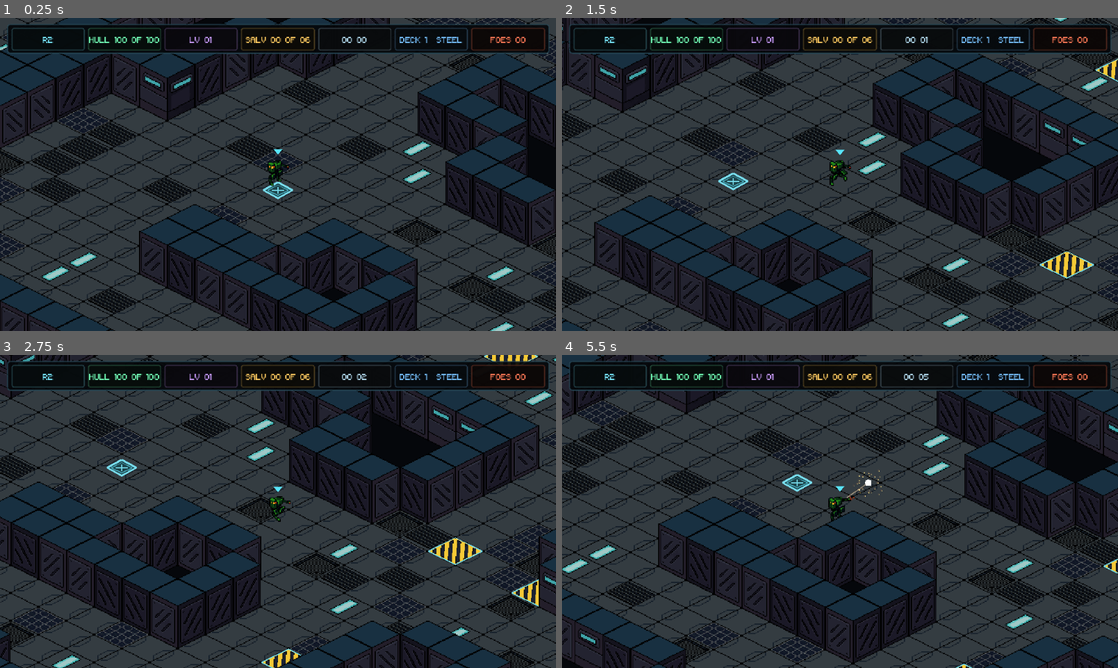
Above: before the commit, frames 1-4 (two rows, left to right).
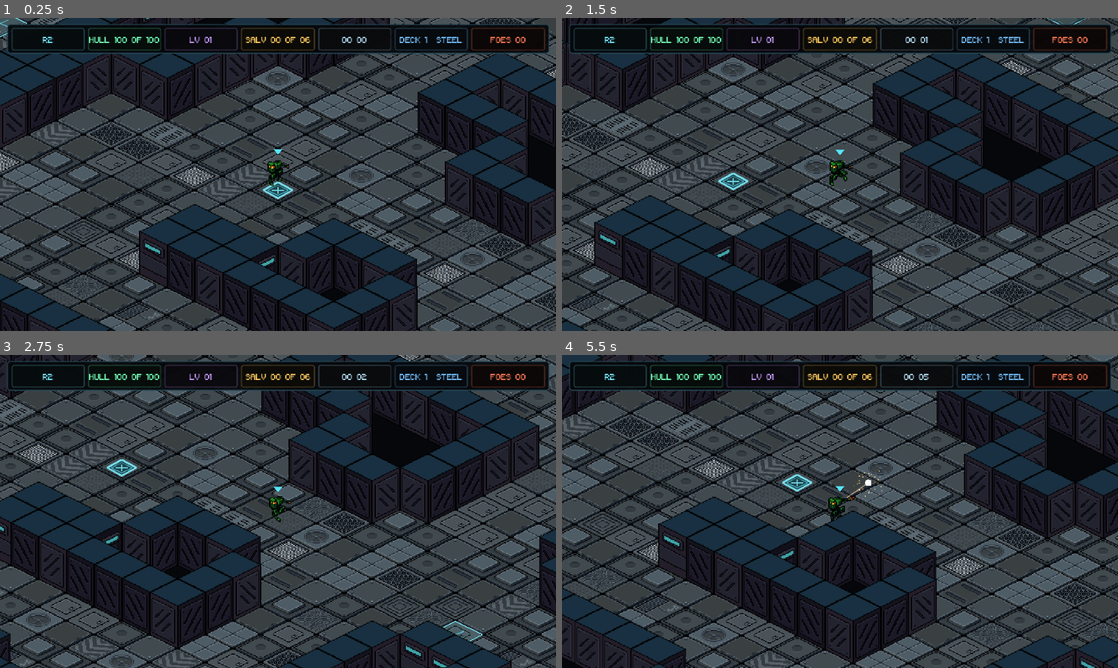
Above: after the commit, the same moments.

Repository: Tekknobot/spacehaul
Game: Godot game, scene res://Scenes/main.tscn
The game is run twice, just before and just after one commit, with the same random seed, the same clock (stepped at 60 frames per second) and the same inputs.
Inputs (mouse positions are in pixels of both pictures, inside the frame that each line leads up to):
- Up to frame 1 (0.25 s): no input
- Up to frame 2 (1.5 s): tap Enter at 0.5 s; move the mouse to (962, 158) at 0.52 s; hold D (move_right) 0.53-1.28 s; tap Space (dash) at 0.6 s; click (962, 158) at 0.67 s; move the mouse to (728, 190) at 1.27 s; hold S (move_down) from 1.28 s (still down); tap K (death_test) at 1.35 s
- Up to frame 3 (2.75 s): move the mouse to (333, 442) at 2.02 s; release S (move_down) at 2.03 s; hold D (move_right) from 2.03 s (still down); tap H (hurt_test) at 2.1 s
- Up to frame 4 (5.5 s): move the mouse to (812, 574) at 2.77 s; release D (move_right) at 2.78 s; hold W (move_up) 2.78-3.53 s; tap E (interact) at 2.85 s; click (812, 574) at 2.92 s; move the mouse to (1006, 558) at 3.52 s; hold A (move_left) 3.53-5.03 s; tap Q (pickup) at 3.6 s; move the mouse to (673, 464) at 4.27 s; tap G (regenerate_level) at 4.35 s; move the mouse to (867, 511) at 5.02 s; hold S (move_down) from 5.03 s (still down); hold Shift (run) from 5.03 s (still down); click (867, 511) at 5.17 s

The runs differ from the first frame. In frame 1, 21% of the frame differs, in the area x 0-100%, y 0-100%; in frame 2, 21%; in frame 3, 23%; in frame 4, 22%.

Commit message:
New floor tiles.

Diff:
--- a/Scripts/procedural_deck.gd
+++ b/Scripts/procedural_deck.gd
@@ -1,18 +1,37 @@
 extends Node2D
 class_name ProceduralDeck
 
-const FLOOR_BASE_TEXTURE = preload("res://Sprites/Tiles/floor_base_01.png")
-const FLOOR_GRILL_TEXTURES: Array[Texture2D] = [
-	preload("res://Sprites/Tiles/floor_grill_01.png"),
-	preload("res://Sprites/Tiles/floor_grill_02.png"),
-	preload("res://Sprites/Tiles/floor_grill_03.png"),
+# The active environment art lives in the dedicated FloorTiles and WallTiles
+# folders. The legacy floor_base / floor_grill / floor_light / hazard textures
+# one directory above are intentionally no longer used by the procedural deck.
+const FLOOR_TEXTURES: Array[Texture2D] = [
+	preload("res://Sprites/Tiles/FloorTiles/floor_base_01.png"),
+	preload("res://Sprites/Tiles/FloorTiles/floor_base_02.png"),
+	preload("res://Sprites/Tiles/FloorTiles/floor_base_03.png"),
+	preload("res://Sprites/Tiles/FloorTiles/floor_base_04.png"),
+	preload("res://Sprites/Tiles/FloorTiles/floor_base_05.png"),
+	preload("res://Sprites/Tiles/FloorTiles/floor_base_06.png"),
+	preload("res://Sprites/Tiles/FloorTiles/floor_base_07.png"),
+	preload("res://Sprites/Tiles/FloorTiles/floor_base_08.png"),
+	preload("res://Sprites/Tiles/FloorTiles/floor_base_09.png"),
+	preload("res://Sprites/Tiles/FloorTiles/floor_base_10.png"),
+	preload("res://Sprites/Tiles/FloorTiles/floor_base_11.png"),
+	preload("res://Sprites/Tiles/FloorTiles/floor_base_12.png"),
+	preload("res://Sprites/Tiles/FloorTiles/floor_base_13.png"),
+	preload("res://Sprites/Tiles/FloorTiles/floor_base_14.png"),
+	preload("res://Sprites/Tiles/FloorTiles/floor_base_15.png"),
+	preload("res://Sprites/Tiles/FloorTiles/floor_base_16.png"),
 ]
-const FLOOR_LIGHT_TEXTURE = preload("res://Sprites/Tiles/floor_light_01.png")
-const FLOOR_HAZARD_TEXTURE = preload("res://Sprites/Tiles/floor_hazardzone_01.png")
+
+# A restrained set of clean plates forms most walking surfaces; the remaining
+# technical/grille/panel tiles are mixed in as detail. All sixteen are used.
+const FLOOR_COMMON_INDICES: Array[int] = [0, 4, 5, 8, 9, 10]
+const FLOOR_DETAIL_INDICES: Array[int] = [1, 2, 3, 6, 7, 11, 12, 13, 14, 15]
+
 const DECK_PALETTE_SHADER: Shader = preload("res://Shaders/deck_palette.gdshader")
 const WALL_TEXTURES: Array[Texture2D] = [
-	preload("res://Sprites/Tiles/wall_1.png"),
-	preload("res://Sprites/Tiles/wall_2.png"),
+	preload("res://Sprites/Tiles/WallTiles/wall_1.png"),
+	preload("res://Sprites/Tiles/WallTiles/wall_2.png"),
 ]
 
 # Five environment grades sampled from the palette references supplied for the
@@ -62,15 +81,6 @@
 	},
 ]
 
-enum FloorStyle {
-	BASE,
-	GRILL_1,
-	GRILL_2,
-	GRILL_3,
-	LIGHT,
-	HAZARD,
-}
-
 signal regenerated(new_spawn: Vector2, new_seed: int)
 
 @export var grid_width := 45
@@ -316,35 +326,40 @@
 	_floor_styles.clear()
 
 	var floor_cells: Array[Vector2i] = []
+	var detail_chance := clampf(floor_grill_chance + floor_light_chance, 0.0, 0.65)
+
 	for x in range(1, grid_width - 1):
 		for y in range(1, grid_height - 1):
 			if not _walkable[x][y]:
 				continue
 
 			var cell := Vector2i(x, y)
-			var style := FloorStyle.BASE
-
-			# Keep the spawn room visually calm while the rest of the deck gains
-			# occasional vents, grilles and embedded light strips.
-			if cell != _start_cell:
-				var detail_roll := _rng.randf()
-				if detail_roll < floor_light_chance:
-					style = FloorStyle.LIGHT
-				elif detail_roll < floor_light_chance + floor_grill_chance:
-					style = FloorStyle.GRILL_1 + _rng.randi_range(0, 2)
-
-			_floor_styles[cell] = style
-			if style != FloorStyle.BASE:
+			var tile_index := _choose_floor_tile_index(cell, detail_chance)
+			_floor_styles[cell] = tile_index
+
+			if tile_index in FLOOR_DETAIL_INDICES:
 				_accent_cells.append(cell)
 
 			if Vector2(cell).distance_to(Vector2(_start_cell)) >= 7.0:
 				floor_cells.append(cell)
 
+	# Hazards are gameplay metadata now, not a special floor texture. This keeps
+	# the new FloorTiles art intact and lets any floor design become dangerous.
 	_shuffle_cells(floor_cells)
 	for i in range(mini(hazard_count, floor_cells.size())):
-		var hazard_cell := floor_cells[i]
-		_hazard_cells.append(hazard_cell)
-		_floor_styles[hazard_cell] = FloorStyle.HAZARD
+		_hazard_cells.append(floor_cells[i])
+
+func _choose_floor_tile_index(cell: Vector2i, detail_chance: float) -> int:
+	# Keep the exact spawn tile calm and readable underneath the mecha.
+	if cell == _start_cell:
+		return FLOOR_COMMON_INDICES[0]
+
+	# Use stable procedural selection from the level RNG. Common structural plates
+	# dominate, while technical panels and grilles provide enough variation that
+	# the new sixteen-tile set is visibly represented across a deck.
+	if _rng.randf() < detail_chance:
+		return FLOOR_DETAIL_INDICES[_rng.randi_range(0, FLOOR_DETAIL_INDICES.size() - 1)]
+	return FLOOR_COMMON_INDICES[_rng.randi_range(0, FLOOR_COMMON_INDICES.size() - 1)]
 
 func _rebuild_floor_visuals() -> void:
 	if _floor_visual_root == null:
@@ -361,10 +376,8 @@
 			if y < 0 or y >= grid_height or not _walkable[x][y]:
 				continue
 			var cell := Vector2i(x, y)
-			var style := int(_floor_styles.get(cell, FloorStyle.BASE))
-			var texture := _floor_texture_for_style(style)
-			if texture == null:
-				texture = FLOOR_BASE_TEXTURE
+			var tile_index := clampi(int(_floor_styles.get(cell, 0)), 0, FLOOR_TEXTURES.size() - 1)
+			var texture := FLOOR_TEXTURES[tile_index]
 			var sprite := Sprite2D.new()
 			sprite.name = "Floor_%d_%d" % [x, y]
 			sprite.texture = texture
@@ -466,14 +479,37 @@
 			accent = colors[6]
 
 	for cell in _hazard_cells:
+		var hazard_center := _cell_center(cell)
+
+		# Hazards no longer replace the floor art. A translucent warning diamond and
+		# two interior bars sit above whichever FloorTiles texture was chosen.
+		var fill := Polygon2D.new()
+		fill.name = "HazardFill_%d_%d" % [cell.x, cell.y]
+		fill.position = hazard_center
+		fill.polygon = _diamond_points(Vector2.ZERO, tile_width - 5.0, tile_height - 3.0)
+		fill.color = Color(accent.r, accent.g, accent.b, 0.10)
+		_overlay_visual_root.add_child(fill)
+
 		var outline := Line2D.new()
 		outline.name = "HazardOutline_%d_%d" % [cell.x, cell.y]
-		outline.position = _cell_center(cell)
+		outline.position = hazard_center
 		outline.points = _closed_polygon(_diamond_points(Vector2.ZERO, tile_width - 2.0, tile_height - 1.0))
 		outline.width = 1.0
-		outline.default_color = accent.lightened(0.12)
+		outline.default_color = accent.lightened(0.20)
 		outline.antialiased = false
 		_overlay_visual_root.add_child(outline)
+
+		for segment in [
+			PackedVector2Array([Vector2(-10.0, -4.0), Vector2(10.0, 4.0)]),
+			PackedVector2Array([Vector2(-10.0, 4.0), Vector2(10.0, -4.0)]),
+		]:
+			var warning_bar := Line2D.new()
+			warning_bar.position = hazard_center
+			warning_bar.points = segment
+			warning_bar.width = 1.0
+			warning_bar.default_color = Color(accent.r, accent.g, accent.b, 0.72)
+			warning_bar.antialiased = false
+			_overlay_visual_root.add_child(warning_bar)
 
 	var center := _cell_center(_start_cell)
 	var outer_points := _diamond_points(Vector2.ZERO, 34.0, 18.0)
@@ -628,20 +664,6 @@
 	# Sprite2D children so the palette shader is guaranteed to receive TEXTURE.
 	draw_rect(deck_bounds.grow(900.0), Color("05070b"))
 
-func _floor_texture_for_style(style: int) -> Texture2D:
-	match style:
-		FloorStyle.GRILL_1:
-			return FLOOR_GRILL_TEXTURES[0]
-		FloorStyle.GRILL_2:
-			return FLOOR_GRILL_TEXTURES[1]
-		FloorStyle.GRILL_3:
-			return FLOOR_GRILL_TEXTURES[2]
-		FloorStyle.LIGHT:
-			return FLOOR_LIGHT_TEXTURE
-		FloorStyle.HAZARD:
-			return FLOOR_HAZARD_TEXTURE
-		_:
-			return FLOOR_BASE_TEXTURE
 
 func _wall_touches_floor(cell: Vector2i) -> bool:
 	for direction in [Vector2i.LEFT, Vector2i.RIGHT, Vector2i.UP, Vector2i.DOWN]:
Binary file added: Sprites/Tiles/FloorTiles/floor_base_01.png
Not shown, added: Sprites/Tiles/FloorTiles/floor_base_01.png.import
Binary file added: Sprites/Tiles/FloorTiles/floor_base_02.png
Not shown, added: Sprites/Tiles/FloorTiles/floor_base_02.png.import
Binary file added: Sprites/Tiles/FloorTiles/floor_base_03.png
Not shown, added: Sprites/Tiles/FloorTiles/floor_base_03.png.import
Binary file added: Sprites/Tiles/FloorTiles/floor_base_04.png
Not shown, added: Sprites/Tiles/FloorTiles/floor_base_04.png.import
Binary file added: Sprites/Tiles/FloorTiles/floor_base_05.png
Not shown, added: Sprites/Tiles/FloorTiles/floor_base_05.png.import
Binary file added: Sprites/Tiles/FloorTiles/floor_base_06.png
Not shown, added: Sprites/Tiles/FloorTiles/floor_base_06.png.import
(and 28 more such lines)
